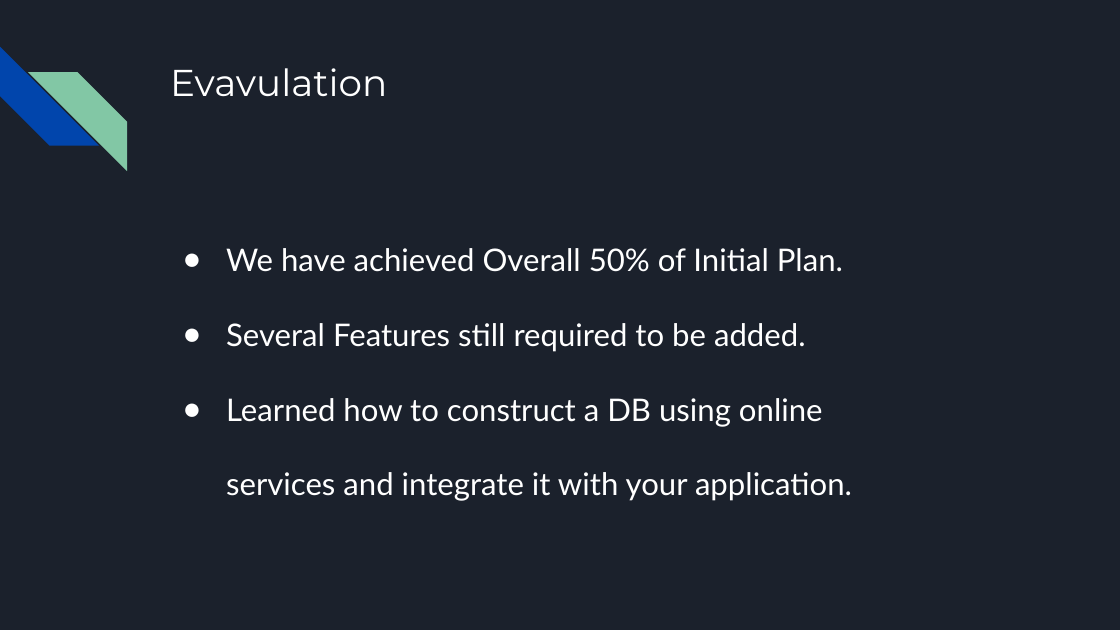
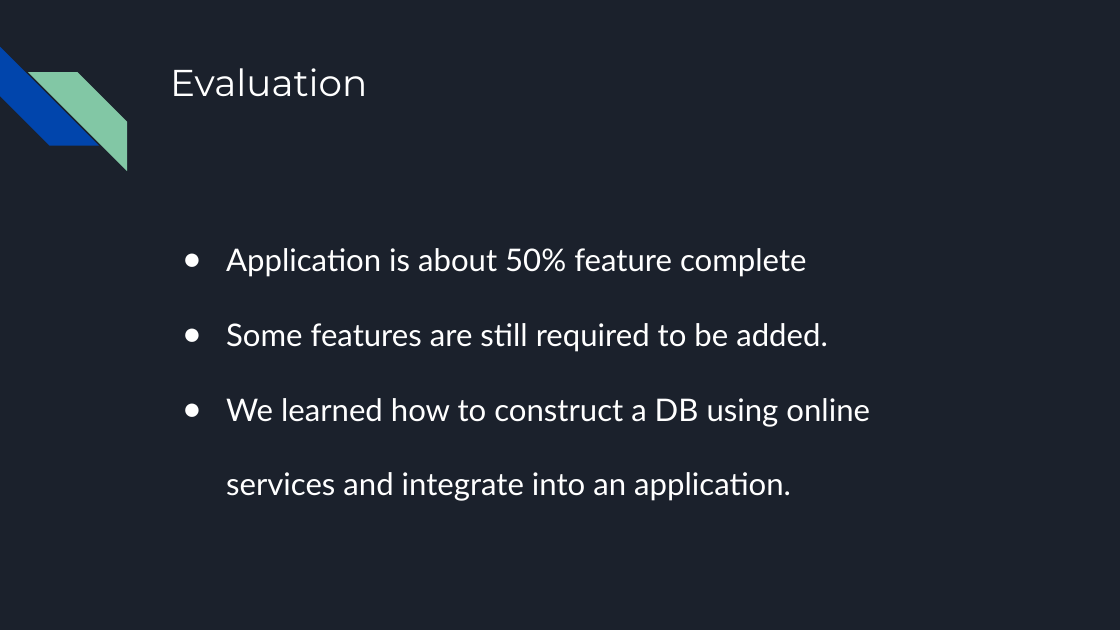
Before and after one commit to ivovi2/SHOUTING-PINWALL, a slide deck: slide 14 of SHOUTING-PINWALL.pptx. Drawn at 1120x630 pixels with LibreOffice and Linux fonts; fonts in the diff are those of the drawing. Boxes give left, top, right and bottom in pixels: in the first picture for what was removed or moved away, otherwise in the second. Text is boxed around its words. In the diff, an @@ line names an element or a change of style, - is before the commit and + after.

```diff
--- a/SHOUTING-PINWALL.pptx
+++ b/SHOUTING-PINWALL.pptx
@@ title at box(170, 68, 367, 96): text changed @@
-Evavulation
+Evaluation
@@ text at box(226, 248, 870, 501): text changed @@
-● We have achieved Overall 50% of Initial Plan.
-● Several Features still required to be added.
-● Learned how to construct a DB using online services and integrate it with your application.
+● Application is about 50% feature complete
+● Some features are still required to be added.
+● We learned how to construct a DB using online services and integrate into an application.
```
Also in this commit, not shown: 8 other slides changed.
